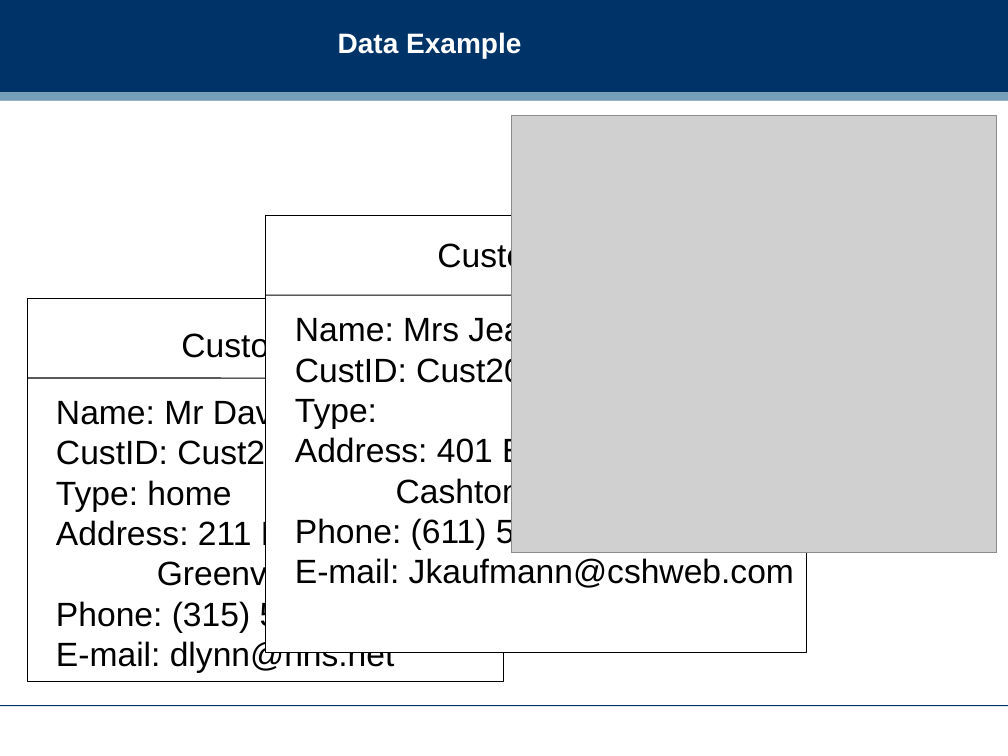
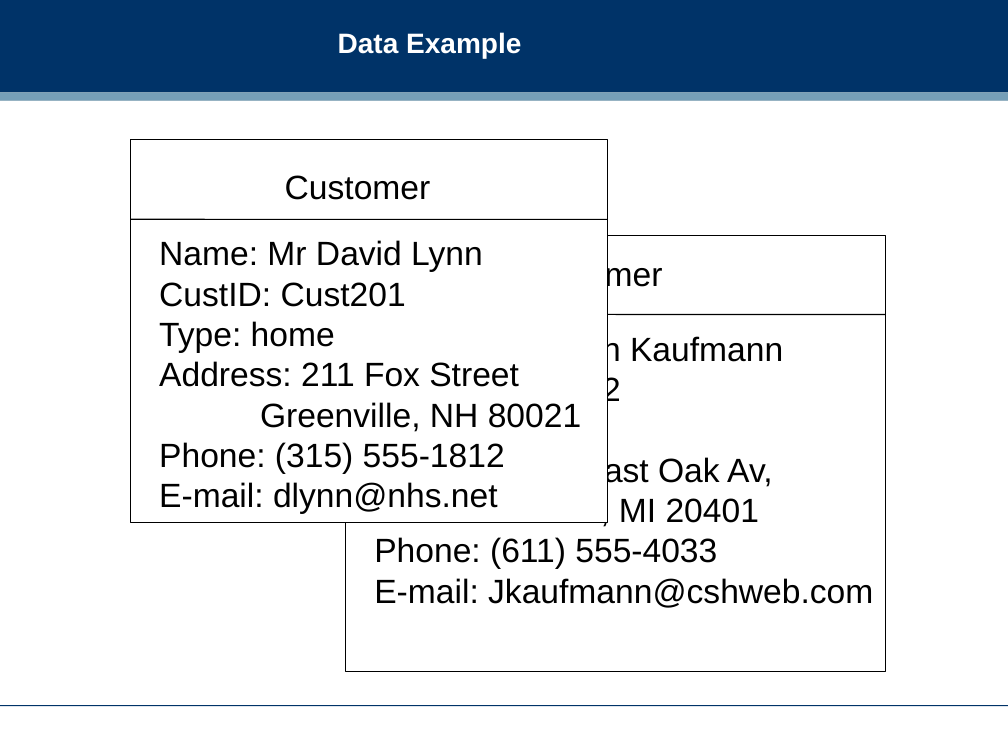
Before and after one commit to dreamind/ix, a slide deck: slide 15 of lectures/representing-data/xml.ppt. Drawn at 1008x756 pixels with LibreOffice and Linux fonts; fonts in the diff are those of the drawing; grey boxes stand for pictures; background and template pictures are left out. Boxes give left, top, right and bottom in pixels: in the first picture for what was removed or moved away, otherwise in the second. Text is boxed around its words. In the diff, an @@ line names an element or a change of style, - is before the commit and + after.

```diff
--- a/lectures/representing-data/xml.ppt
+++ b/lectures/representing-data/xml.ppt
@@ picture removed at [511,116,996,553] @@
@@ 2 texts, 1 rectangle, 1 line: place and size @@
-2 texts, 1 rectangle, 1 line at [27,298,504,681]
+2 texts, 1 rectangle, 1 line at [131,140,608,523]
@@ 2 texts, 1 rectangle, 1 line: place and size @@
-2 texts, 1 rectangle, 1 line at [266,216,806,652]
+2 texts, 1 rectangle, 1 line at [346,235,886,671]
```
Also in this commit, not shown: 8 other slides changed, 5 slides added, 7 slides removed, 11 other files.
